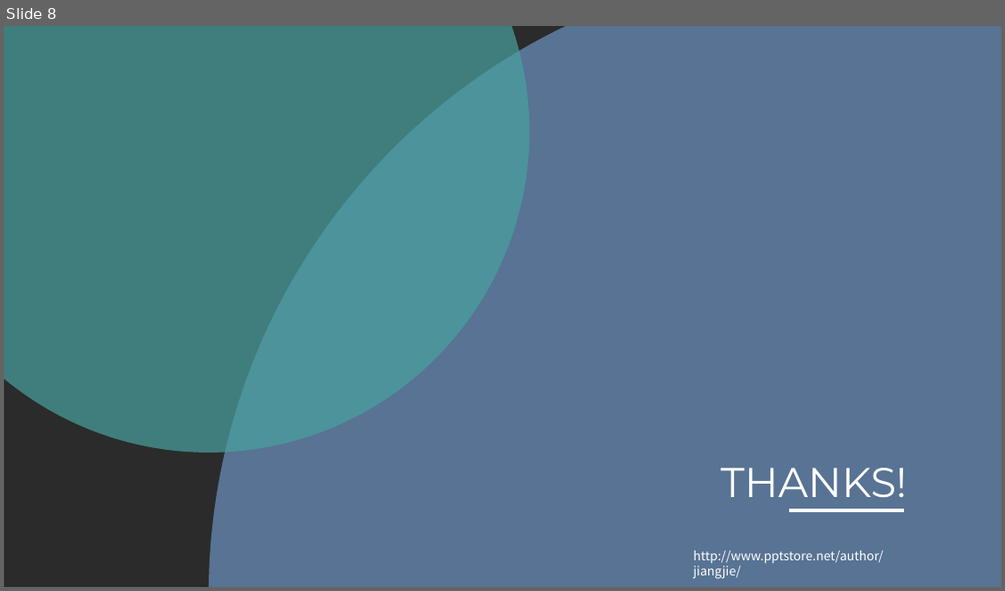
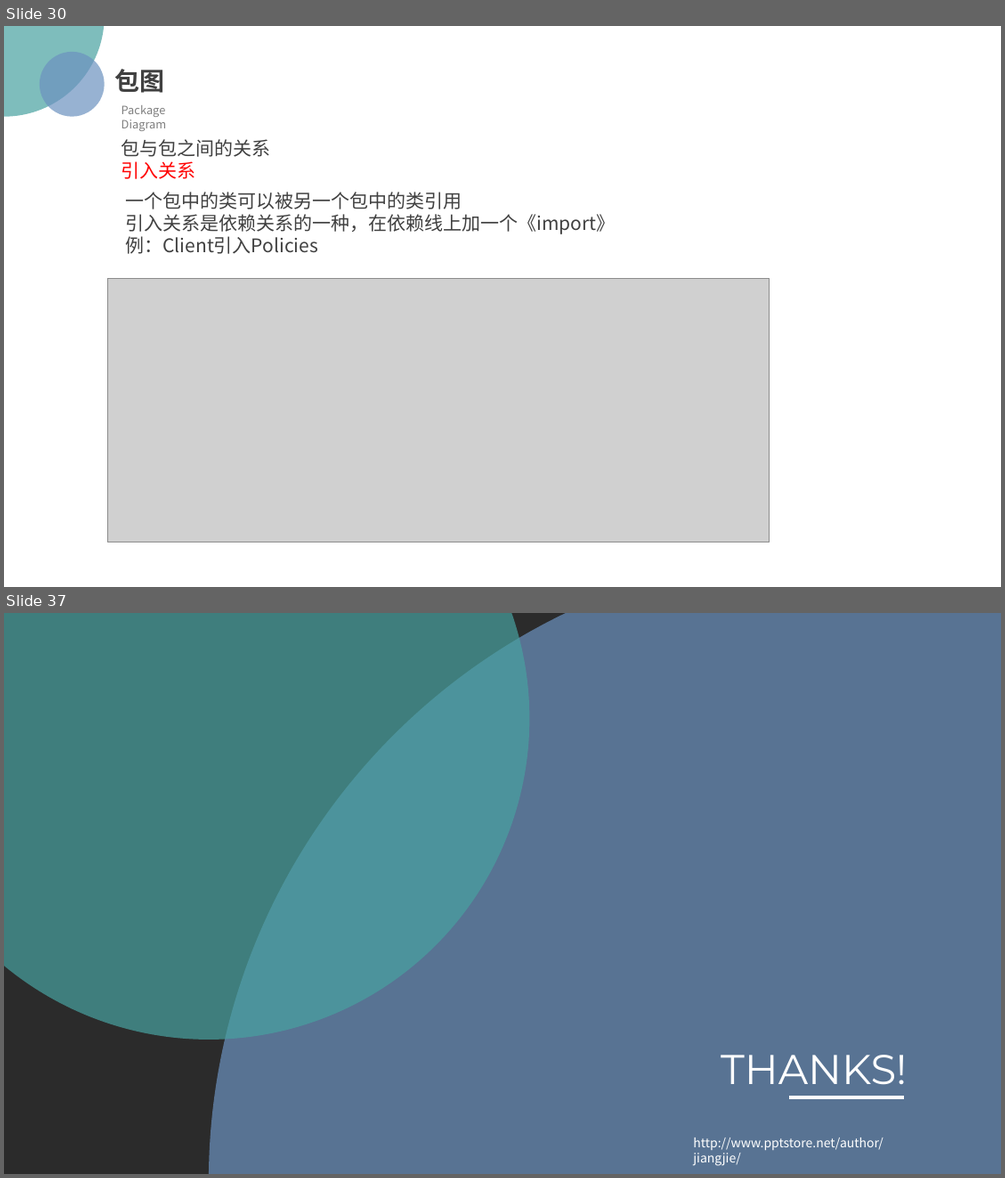
Before and after one commit to PRD2018/PRD2018-G15, a slide deck: 2018-12-9/uml-对象图.pptx. Shown one above the other, each under a label of ours: slide 8 before the commit, slides 30 and 37 after it; the slides between them are not shown. The pictures are 1005x591 and 1005x1178 pixels, drawn with LibreOffice and Linux fonts; fonts in the diff are those of the drawing; grey boxes stand for pictures; background and template pictures are left out; a plain dark background stands for a picture behind light text. Boxes give left, top, right and bottom in pixels: in the first picture for what was removed or moved away, otherwise in the second. Text is boxed around its words. In the diff, an @@ line names an element or a change of style, - is before the commit and + after.

```diff
--- a/2018-12-9/uml-对象图.pptx
+++ b/2018-12-9/uml-对象图.pptx
@@ slide 30 added at (x1=4, y1=26, x2=1001, y2=587), background picture (left out) @@
@@ ellipse added at (x1=4, y1=26, x2=105, y2=117), fill #48A2A0 at 70% opacity @@
@@ ellipse added at (x1=39, y1=52, x2=105, y2=117), fill #6C92C0 at 70% opacity @@
@@ text added at (x1=114, y1=69, x2=164, y2=93), 24 pt, text #404040, bold @@
+包图
@@ text added at (x1=121, y1=105, x2=167, y2=131), 11 pt, text #808080 @@
+Package Diagram
@@ text added at (x1=121, y1=139, x2=271, y2=179), 18 pt, text #404040 @@
+包与包之间的关系
+引入关系
@@ text added at (x1=125, y1=192, x2=615, y2=254), 18 pt, text #404040 @@
+一个包中的类可以被另一个包中的类引用
+引入关系是依赖关系的一种，在依赖线上加一个《import》
+例：Client引入Policies
@@ picture added at (x1=107, y1=278, x2=769, y2=542) @@
@@ what was slide 8 is now slide 37 @@
```
Also in this commit, not shown: 2 slides changed, 28 other slides added, 1 other file.
